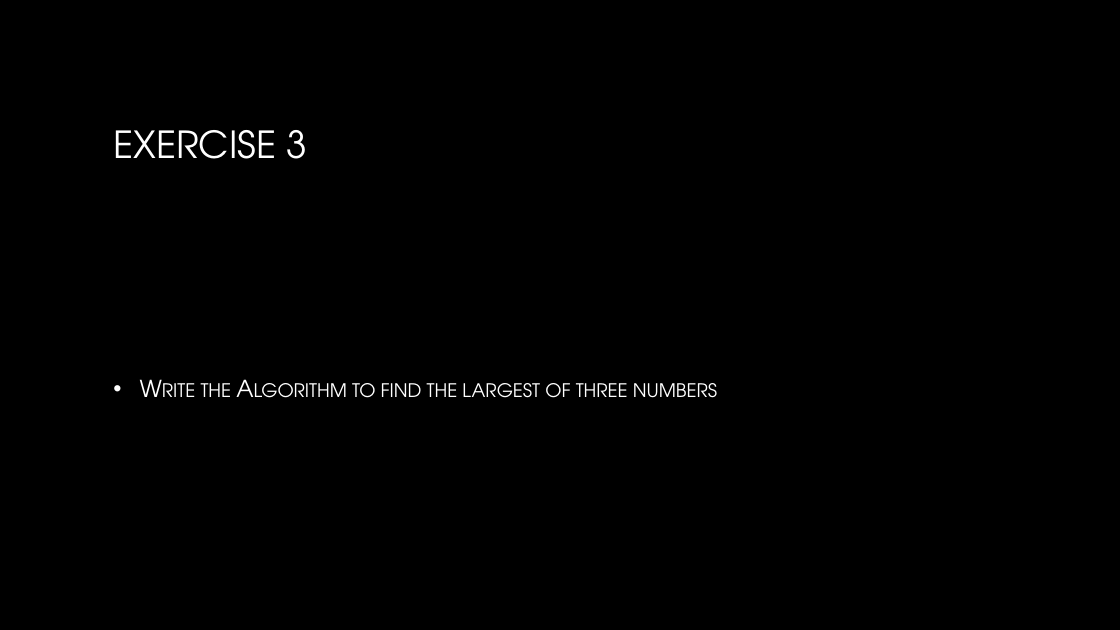
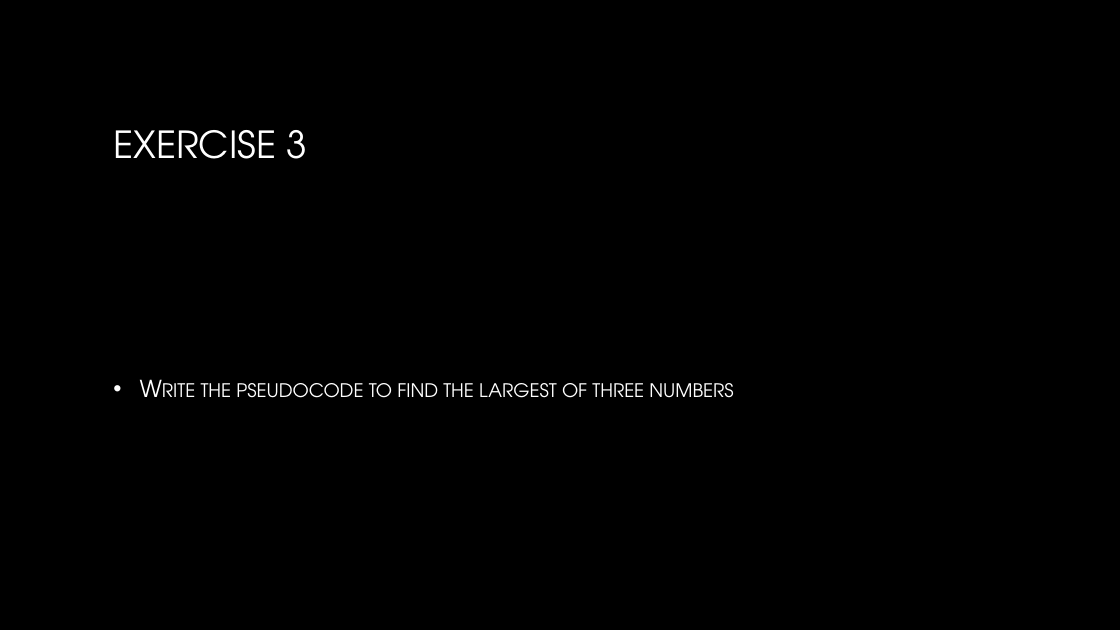
Before and after one commit to SatyakiDas/ulab_course_materials, a slide deck: slide 18 of SPRING 20/CSE 101/Course Materials/algo_pseudo_flowcharts_part3.pptx. Drawn at 1120x630 pixels with LibreOffice and Linux fonts; fonts in the diff are those of the drawing; background and template pictures are left out. Boxes give left, top, right and bottom in pixels: in the first picture for what was removed or moved away, otherwise in the second. Text is boxed around its words. In the diff, an @@ line names an element or a change of style, - is before the commit and + after.

```diff
--- a/SPRING 20/CSE 101/Course Materials/algo_pseudo_flowcharts_part3.pptx
+++ b/SPRING 20/CSE 101/Course Materials/algo_pseudo_flowcharts_part3.pptx
@@ text at [201, 383, 733, 398]: text changed @@
-• Write the Algorithm to find the largest of three numbers
+• Write the pseudocode to find the largest of three numbers
```
Also in this commit, not shown: 4 other slides changed, 17 other files.
